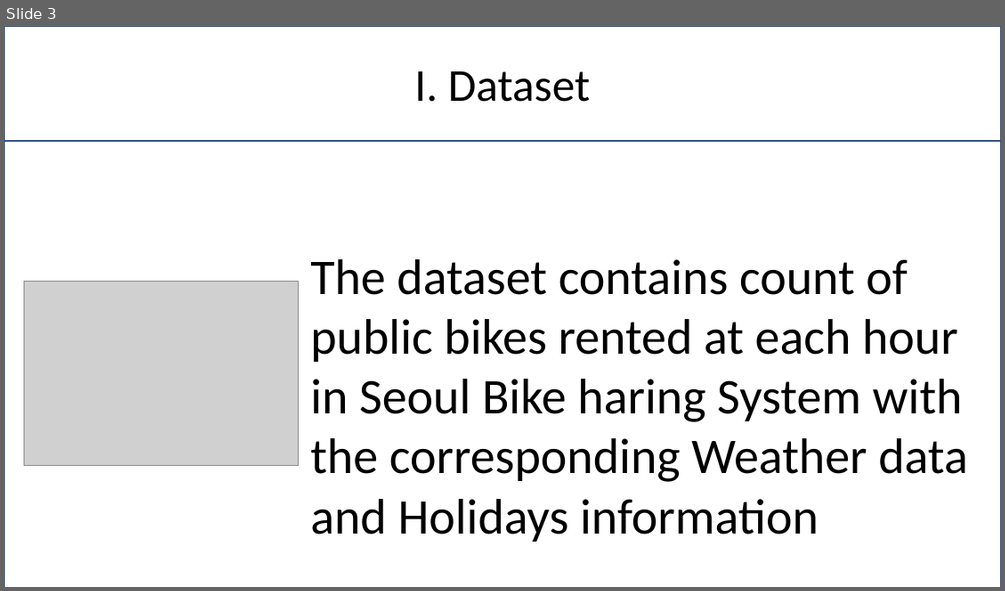
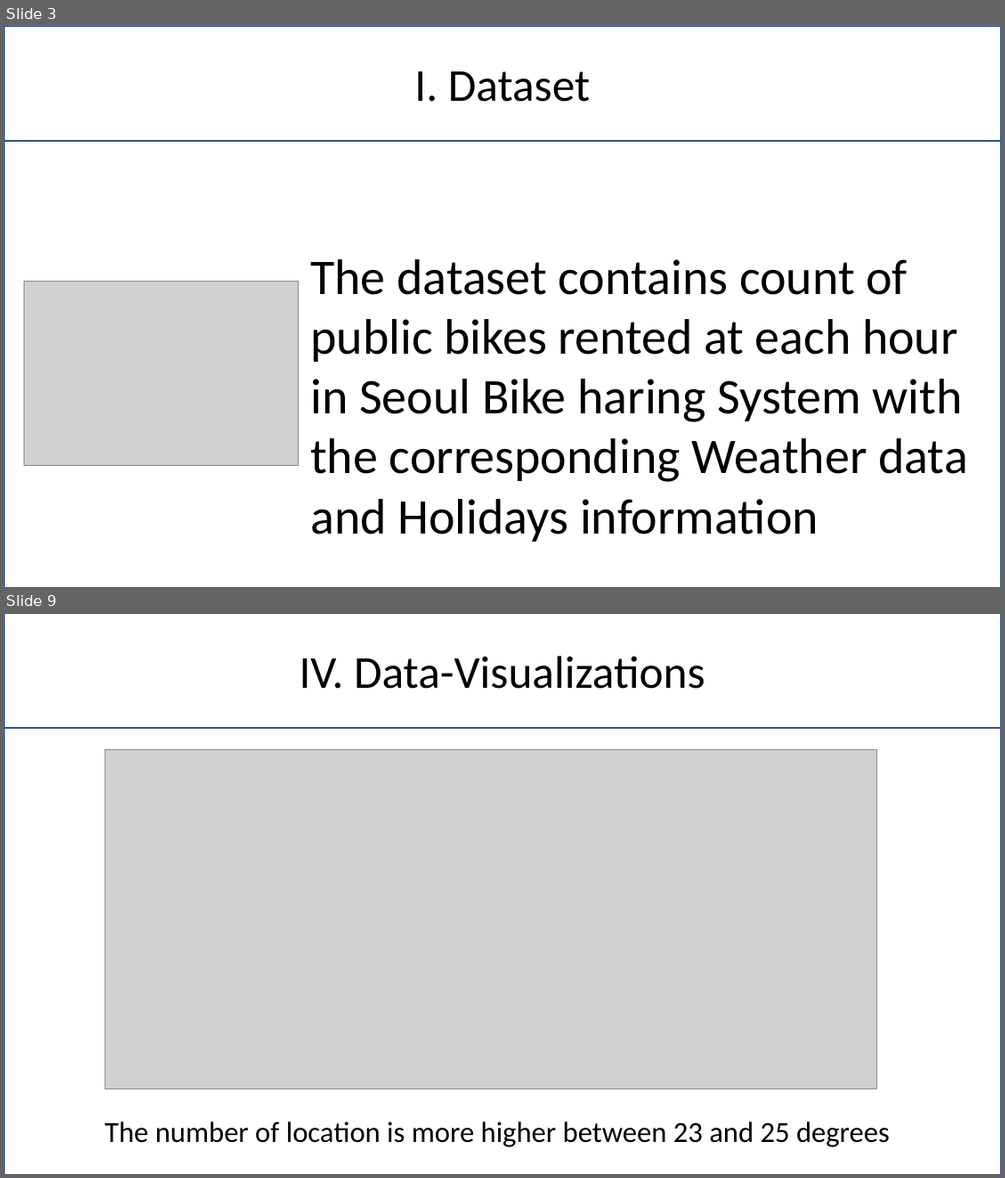
Before and after one commit to Pierre-Portfolio/Seoul-Bike-Sharing, a slide deck: livrable/rapport/SeoulPierreAnthony.pptx. Shown one above the other, each under a label of ours: slide 3 before the commit, slides 3 and 9 after it; the slides between them are not shown. The pictures are 1005x591 and 1005x1178 pixels, drawn with LibreOffice and Linux fonts; fonts in the diff are those of the drawing; grey boxes stand for pictures; background and template pictures are left out. Boxes give left, top, right and bottom in pixels: in the first picture for what was removed or moved away, otherwise in the second. Text is boxed around its words. In the diff, an @@ line names an element or a change of style, - is before the commit and + after.

```diff
--- a/livrable/rapport/SeoulPierreAnthony.pptx
+++ b/livrable/rapport/SeoulPierreAnthony.pptx
@@ slide 9 added at (4, 613, 1001, 1174), background picture (left out) @@
@@ rectangle added at (4, 613, 1001, 728), fill #FFFFFF at 73% opacity, outline #325491 1 pt, 44 pt, text #000000 @@
+IV. Data-Visualizations
@@ rectangle added at (4, 728, 1001, 1174), fill #FFFFFF at 92% opacity, outline #325491 1 pt @@
@@ picture added at (105, 750, 877, 1088) @@
@@ text added at (105, 1121, 890, 1147), 28 pt, text #000000 @@
+The number of location is more higher between 23 and 25 degrees
```
Also in this commit, not shown: 5 slides changed, 5 other slides added.
